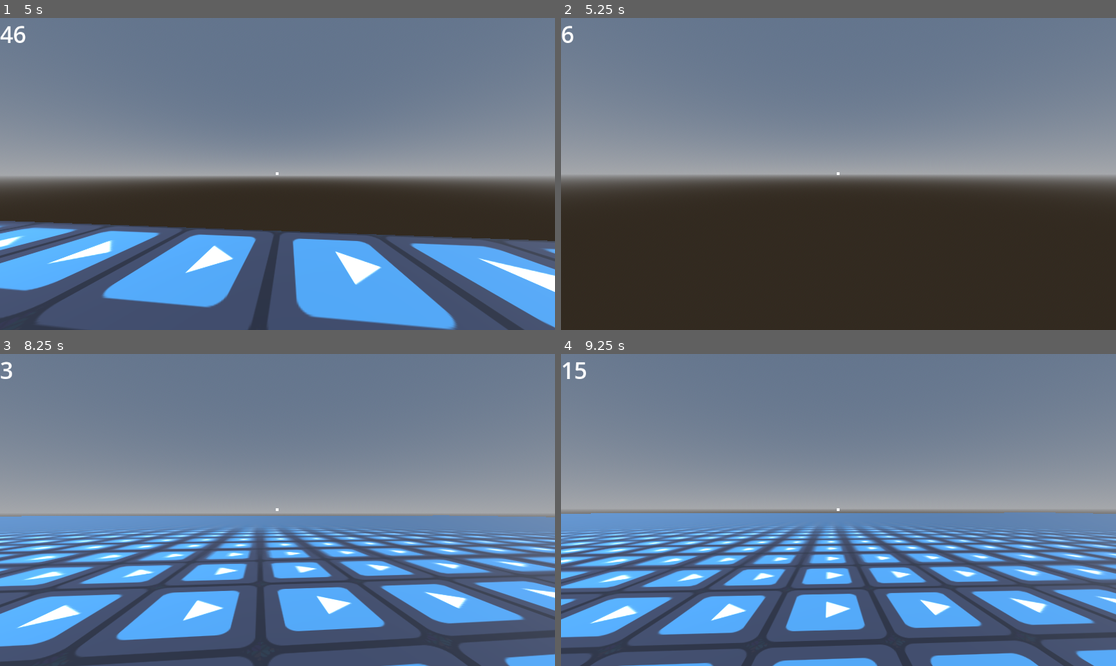
Above: before the commit, frames 1-4 (two rows, left to right).
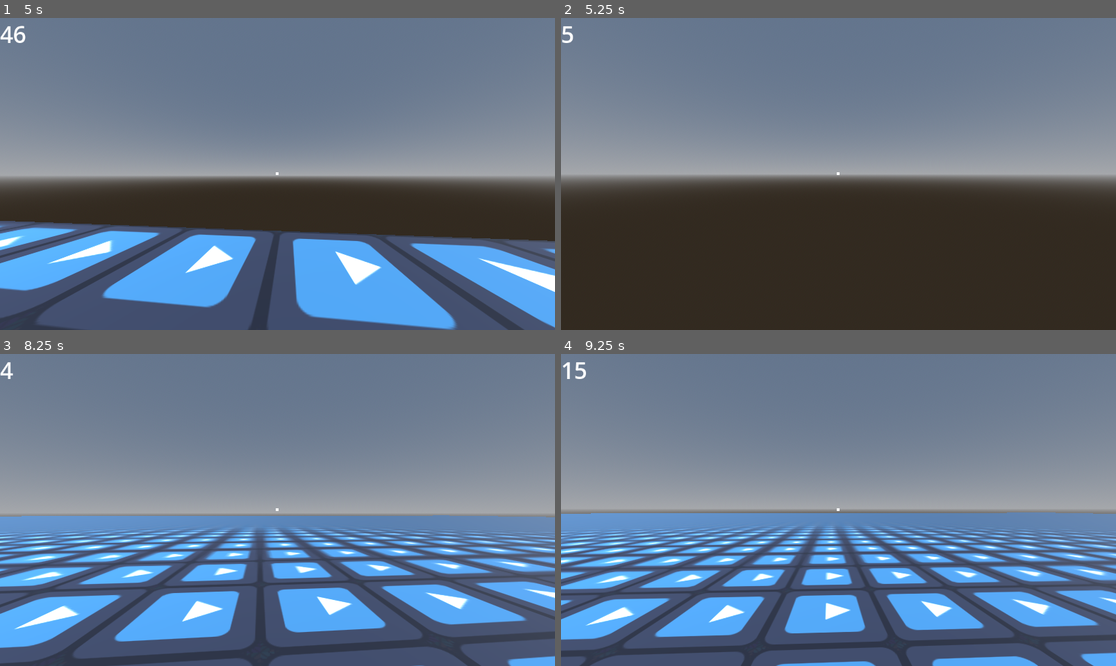
Above: after the commit, the same moments.

Repository: uniqueusername/zeta
Game: Godot game, scene res://levels/world.tscn
Two runs of this game, one before a commit and one after it. Both use one fixed random seed, a clock stepped at 60 frames per second and the inputs below. The engine's default icon, where the game draws it, is replaced by a stand-in: a white triangle on a blue panel in a dark square.
Inputs (mouse positions are in pixels of both pictures, inside the frame that each line leads up to):
- Up to frame 1 (5 s): tap Enter at 0.5 s; move the mouse to (305, 174) at 0.52 s; hold Shift (dash) 0.53-1.28 s; hold W (forward) from 0.53 s (still down); tap Space (jump) at 0.77, 1.52, 3.02, 3.77, 4.52 s; move the mouse to (249, 174) at 1.27 s; tap F (fire_hook) at 1.35, 4.35 s; move the mouse to (288, 167) at 2.02 s; tap V (parry) at 2.1 s; move the mouse to (271, 180) at 2.77 s; tap C (slide) at 2.85 s; move the mouse to (316, 177) at 3.52 s; hold Shift (dash) 3.53-4.28 s; move the mouse to (233, 170) at 4.27 s
- Up to frame 2 (5.25 s): keep holding W (forward); move the mouse to (844, 174) at 5.02 s; tap V (parry) at 5.1 s
- Up to frame 3 (8.25 s): move the mouse to (255, 503) at 5.77 s; release W (forward) at 5.78 s; hold D (right) 5.78-6.53 s; tap C (slide) at 5.85 s; tap Space (jump) at 6.02, 6.77, 7.52 s; move the mouse to (305, 510) at 6.52 s; hold Shift (dash) 6.53-7.28 s; hold W (forward) from 6.53 s (still down); move the mouse to (249, 510) at 7.27 s; tap F (fire_hook) at 7.35 s; tap R (reset) at 8 s; move the mouse to (288, 503) at 8.02 s; tap V (parry) at 8.1 s
- Up to frame 4 (9.25 s): move the mouse to (832, 516) at 8.77 s; release W (forward) at 8.78 s; hold A (left) from 8.78 s (still down); tap C (slide) at 8.85 s; tap Space (jump) at 9.02 s

Frame 1 is identical in both runs. In frame 2, less than 0.1% of the frame differs, in the area x 0-3%, y 2-9%; in frame 3, 2.1%; in frame 4, 5.5%, in the area x 0-100%, y 50-100%.

Commit message:
add camera clamp

Diff:
--- a/objects/player/camera_3d.gd
+++ b/objects/player/camera_3d.gd
@@ -14,6 +14,9 @@
 		rotation.x += event.get_screen_relative().y * -1 * SENSITIVITY;
 		rotation.y += event.get_screen_relative().x * -1 * SENSITIVITY;
 
+func _process(delta: float) -> void:
+	rotation.x = clampf(rotation.x, -PI/2, PI/2)
+
 func _on_movement_walking() -> void:
 	$AnimationPlayer.play()
 
--- a/objects/player/movement.gd
+++ b/objects/player/movement.gd
@@ -34,7 +34,7 @@
 
 ## other
 const jump_vel: float = 6
-const air_strafe_mult: float = 0.5
+const air_strafe_mult: float = 0.3
 const redirect_multiplier: float = 1
 const default_fov: float = 75
 const slide_fov: float = 100
